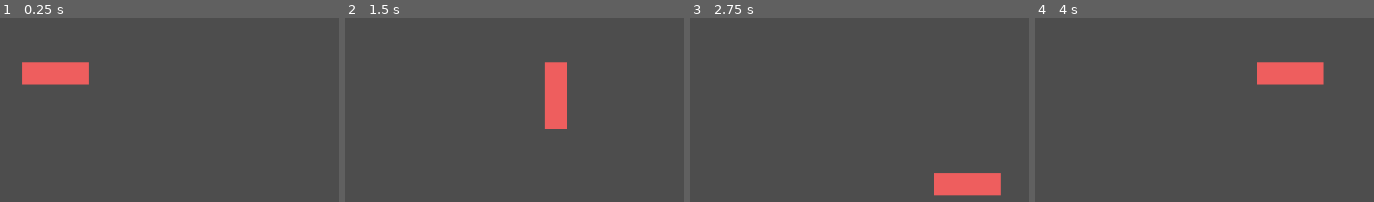
Above: before the commit, frames 1-4 (left to right).
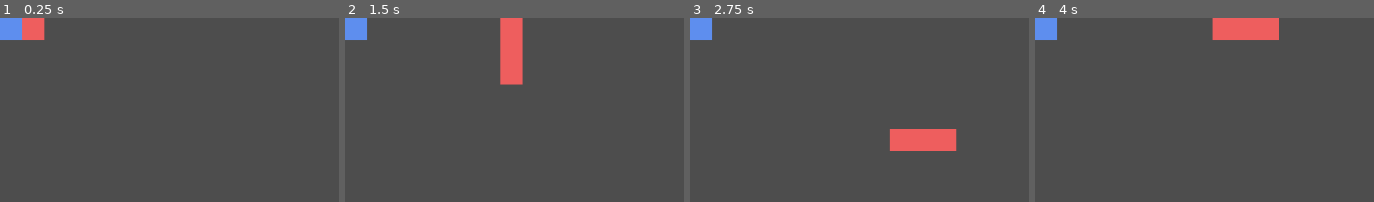
Above: after the commit, the same moments.

Repository: arrowira/MiniJam196Snake
Game: Godot game, scene res://scenes/main.tscn
The game is run twice, just before and just after one commit, with the same random seed, the same clock (stepped at 60 frames per second) and the same inputs.
Inputs:
- Up to frame 1 (0.25 s): no input
- Up to frame 2 (1.5 s): hold Right (p1right) 0.53-1.28 s; hold Down (p1down) from 1.28 s (still down)
- Up to frame 3 (2.75 s): release Down (p1down) at 2.03 s; hold Right (p1right) from 2.03 s (still down)
- Up to frame 4 (4 s): release Right (p1right) at 2.78 s; hold Up (p1up) 2.78-3.53 s; hold Left (p1left) from 3.53 s (still down)

The runs differ from the first frame. In frame 1, 4.1% of the frame differs, in the area x 0-27%, y 0-37%; in frame 2, 5.6%, in the area x 0-66%, y 0-61%; in frame 3, 5.6%; in frame 4, 5.6%.

Commit message:
snake2 and snake1 created

Diff:
--- a/minijam-196-proj/scenes/main.tscn
+++ b/minijam-196-proj/scenes/main.tscn
@@ -1,8 +1,10 @@
-[gd_scene load_steps=2 format=3 uid="uid://3jlldpsx5vpm"]
+[gd_scene load_steps=3 format=3 uid="uid://3jlldpsx5vpm"]
 
 [ext_resource type="PackedScene" uid="uid://dsomo3xmi6joa" path="res://scenes/snakeA.tscn" id="1_o5qli"]
+[ext_resource type="PackedScene" uid="uid://3qjs36cp3e8m" path="res://scenes/snakeB.tscn" id="2_0wfyh"]
 
 [node name="main" type="Node2D"]
 
-[node name="snake" parent="." instance=ExtResource("1_o5qli")]
-position = Vector2(64, 64)
+[node name="snakeA" parent="." instance=ExtResource("1_o5qli")]
+
+[node name="snakeB" parent="." instance=ExtResource("2_0wfyh")]
--- /dev/null
+++ b/minijam-196-proj/scenes/player_2_segment.tscn
@@ -0,0 +1,10 @@
+[gd_scene load_steps=2 format=3 uid="uid://cqw168b0vu0te"]
+
+[ext_resource type="Texture2D" uid="uid://lm8wjeauffjb" path="res://sprites/snake-2.png.png" id="1_cdgho"]
+
+[node name="player_2_segment" type="Node2D"]
+
+[node name="Snake2_png" type="Sprite2D" parent="."]
+position = Vector2(15.999985, 15.999985)
+scale = Vector2(0.04999997, 0.04999997)
+texture = ExtResource("1_cdgho")
--- a/minijam-196-proj/scenes/snakeA.tscn
+++ b/minijam-196-proj/scenes/snakeA.tscn
@@ -4,7 +4,7 @@
 [ext_resource type="Script" uid="uid://dypxikpkp2onf" path="res://scripts/snakeManager.gd" id="1_t37lf"]
 [ext_resource type="Texture2D" uid="uid://cw1e1ccus7o7w" path="res://sprites/snake-1.png.png" id="3_tq7ts"]
 
-[node name="snake" type="Node2D"]
+[node name="snakeA" type="Node2D"]
 script = ExtResource("1_t37lf")
 
 [node name="head" type="Node2D" parent="."]
--- a/minijam-196-proj/scenes/snakeB.tscn
+++ b/minijam-196-proj/scenes/snakeB.tscn
@@ -1,7 +1,18 @@
-[gd_scene format=3 uid="uid://3qjs36cp3e8m"]
+[gd_scene load_steps=4 format=3 uid="uid://3qjs36cp3e8m"]
+
+[ext_resource type="Script" uid="uid://dypxikpkp2onf" path="res://scripts/snakeManager.gd" id="1_j7cvy"]
+[ext_resource type="Texture2D" uid="uid://lm8wjeauffjb" path="res://sprites/snake-2.png.png" id="2_svus2"]
+[ext_resource type="PackedScene" uid="uid://cqw168b0vu0te" path="res://scenes/player_2_segment.tscn" id="2_x26v3"]
 
 [node name="snakeB" type="Node2D"]
+script = ExtResource("1_j7cvy")
+player1segment = ExtResource("2_x26v3")
 
 [node name="head" type="Node2D" parent="."]
 
+[node name="Snake2_png" type="Sprite2D" parent="head"]
+position = Vector2(16.00003, 16.00003)
+scale = Vector2(0.05000004, 0.05000004)
+texture = ExtResource("2_svus2")
+
 [node name="segmentContainer" type="Node2D" parent="."]
--- a/minijam-196-proj/scripts/snakeManager.gd
+++ b/minijam-196-proj/scripts/snakeManager.gd
@@ -1,7 +1,7 @@
 extends Node2D
 var segments = 3
 var snakeSegments = []
-var player1segment := preload("res://scenes/player_1_segment.tscn")
+@export var player1segment := preload("res://scenes/player_1_segment.tscn")
 func _ready() -> void:
 	for i in range(segments):
 		var newSegment := player1segment.instantiate()
